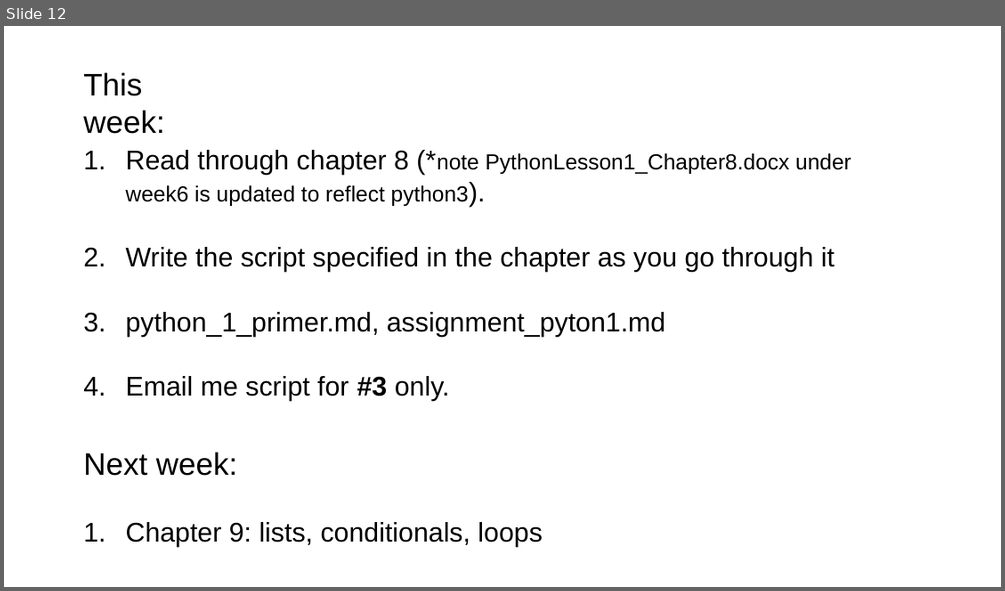
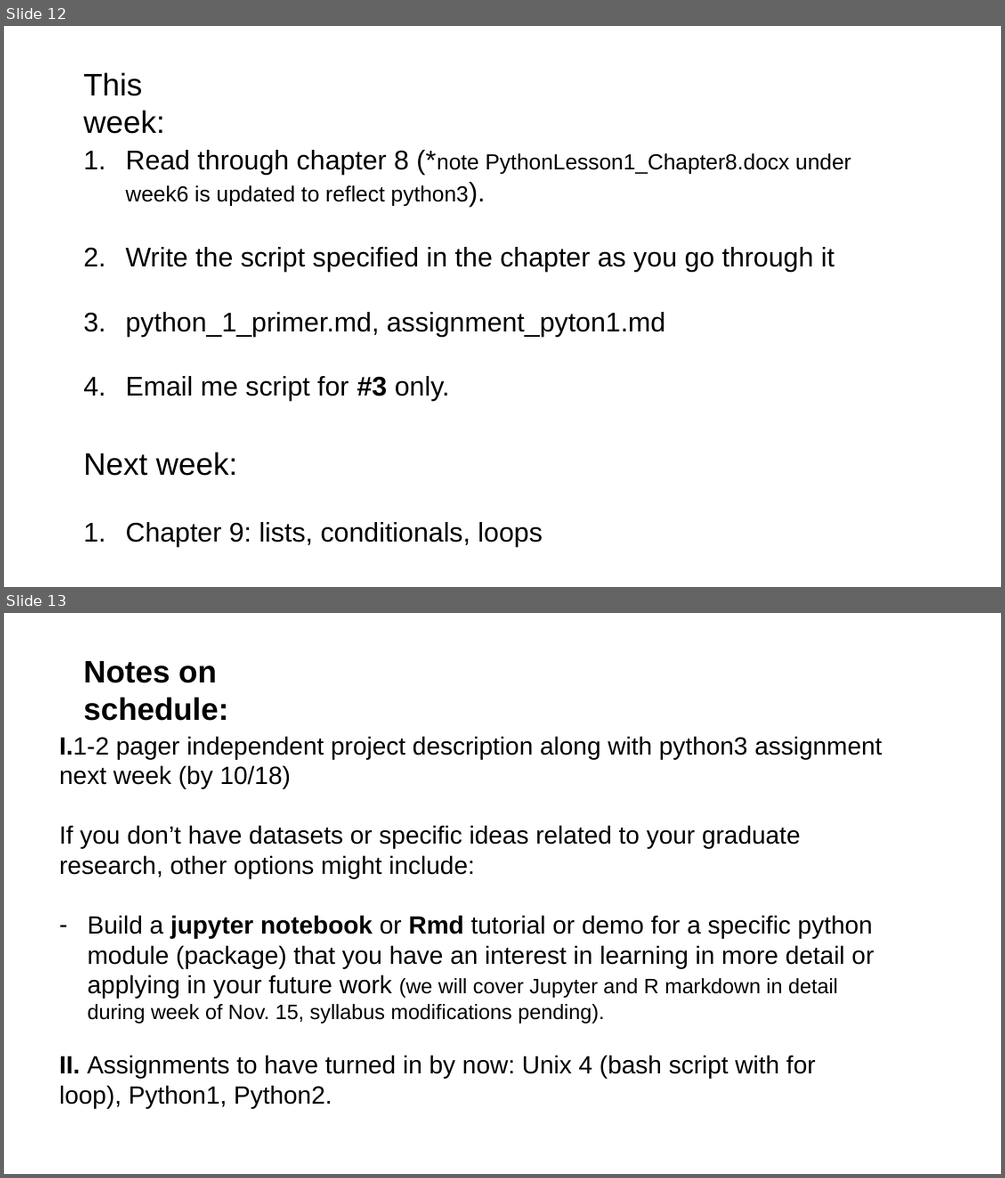
Before and after one commit to tparchman/F22_BIOL792_coursepage, a slide deck: week6_pythonI/week6_python.pptx. Shown one above the other, each under a label of ours: slide 12 before the commit, slides 12 and 13 after it. The pictures are 1005x591 and 1005x1178 pixels, drawn with LibreOffice and Linux fonts; fonts in the diff are those of the drawing. Boxes give left, top, right and bottom in pixels: in the first picture for what was removed or moved away, otherwise in the second. Text is boxed around its words. In the diff, an @@ line names an element or a change of style, - is before the commit and + after.

```diff
--- a/week6_pythonI/week6_python.pptx
+++ b/week6_pythonI/week6_python.pptx
@@ slide 13 added at (4, 613, 1001, 1174), background #FFFFFF @@
@@ text added at (83, 661, 228, 721), 30 pt, text #000000, bold @@
+Notes on schedule:
@@ text added at (59, 736, 882, 1108), 24 pt, text #000000 @@
+I.1-2 pager independent project description along with python3 assignment next week (by 10/18)
+If you don’t have datasets or specific ideas related to your graduate research, other options might include:
+– Build a jupyter notebook or Rmd tutorial or demo for a specific python module (package) that you have an interest in learning in more detail or applying in your future work (we will cover Jupyter and R markdown in detail during week of Nov. 15, syllabus modifications pending).
+II. Assignments to have turned in by now: Unix 4 (bash script with for loop), Python1, Python2.
```
Also in this commit, not shown: 2 slides changed, 14 other files.
